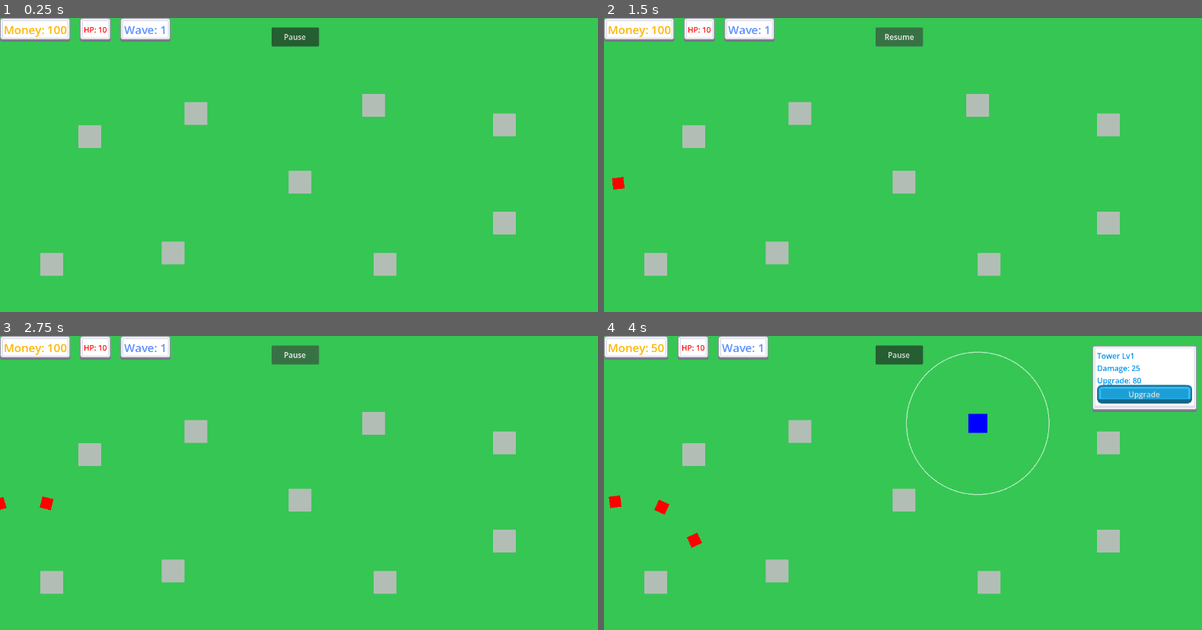
Above: before the commit, frames 1-4 (two rows, left to right).
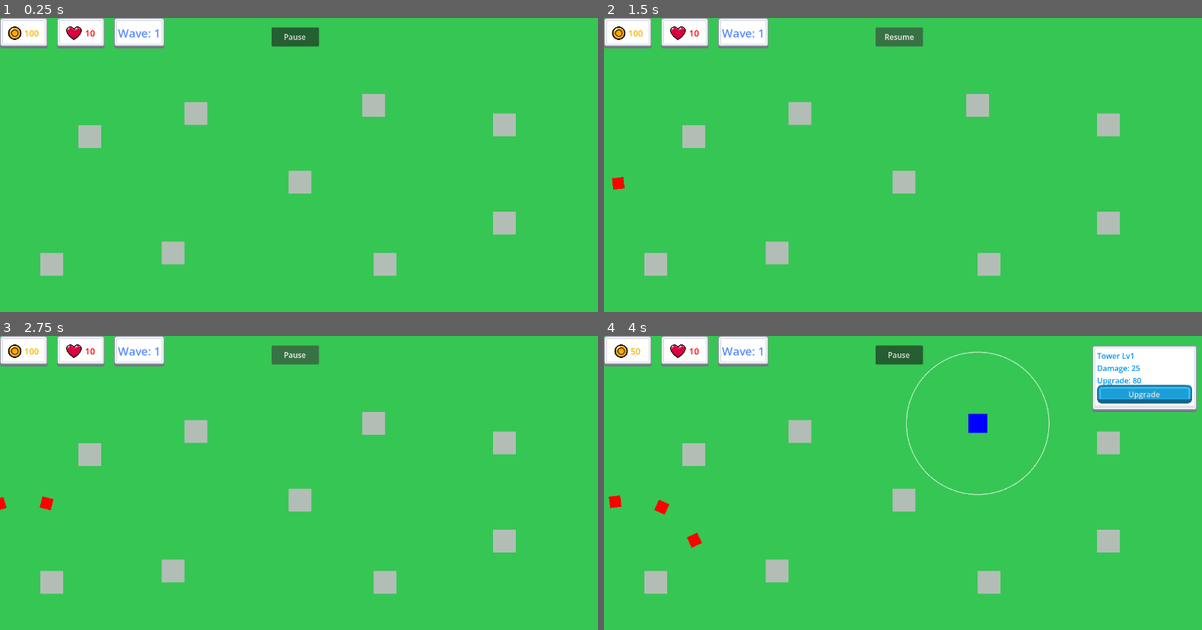
Above: after the commit, the same moments.

Repository: kenjiakira/godot-tower-defense
Game: Godot game, scene res://scenes/main.tscn
Two runs of this game, one before a commit and one after it. Both use one fixed random seed, a clock stepped at 60 frames per second and the inputs below.
Inputs (mouse positions are in pixels of both pictures, inside the frame that each line leads up to):
- Up to frame 1 (0.25 s): no input
- Up to frame 2 (1.5 s): tap Enter at 0.5 s; move the mouse to (1040, 170) at 0.52 s; click (1040, 170) at 0.67 s; click "Pause" at 1.25 s
- Up to frame 3 (2.75 s): click "Resume" at 2 s
- Up to frame 4 (4 s): move the mouse to (789, 524) at 2.77 s; click (789, 524) at 2.92 s; move the mouse to (968, 433) at 3.52 s; click (968, 433) at 3.67 s

The runs differ from the first frame. In frame 1, 1.8% of the frame differs, in the area x 0-29%, y 0-11%; in frame 2, 1.8%; in frame 3, 1.8%; in frame 4, 1.5%.

Commit message:
Update giai doan 12

Diff:
--- a/scenes/main.tscn
+++ b/scenes/main.tscn
@@ -12,7 +12,9 @@
 [ext_resource type="AudioStream" uid="uid://b7ky4nwgfcwwe" path="res://assets/sounds/shoot.mp3" id="8_tipki"]
 [ext_resource type="AudioStream" uid="uid://cl1k2xphk5ctj" path="res://assets/sounds/enemy_die.mp3" id="9_85g3d"]
 [ext_resource type="Texture2D" uid="uid://cedvs6uhcirhb" path="res://assets/ui/kenney/button_blue_pressed.png" id="9_jkv2x"]
+[ext_resource type="Texture2D" uid="uid://bq1yj8smyj27w" path="res://assets/ui/kenney/coin.png" id="9_muem4"]
 [ext_resource type="AudioStream" uid="uid://bjqm15rkq4eab" path="res://assets/sounds/upgrade.mp3" id="10_choun"]
+[ext_resource type="Texture2D" uid="uid://cnh6nleysolbg" path="res://assets/ui/kenney/heart.png" id="10_dp3eg"]
 [ext_resource type="Texture2D" uid="uid://cxy5b0tnuaq77" path="res://assets/ui/kenney/button_Yellow.png" id="10_jbj1t"]
 [ext_resource type="AudioStream" uid="uid://cwyf62mdpq8pw" path="res://assets/sounds/button.mp3" id="11_ya4ey"]
 [ext_resource type="AudioStream" uid="uid://0ift4xlvl63d" path="res://assets/sounds/game-over.mp3" id="12_eb6dy"]
@@ -115,31 +117,61 @@
 process_mode = 3
 
 [node name="TopBar" type="HBoxContainer" parent="UI" unique_id=2054514675]
-anchors_preset = 10
-anchor_right = 1.0
-grow_horizontal = 2
+offset_right = 745.0
+offset_bottom = 64.0
 theme_override_constants/separation = 20
 
 [node name="MoneyPanel" type="PanelContainer" parent="UI/TopBar" unique_id=796226313]
+custom_minimum_size = Vector2(100, 44)
 layout_mode = 2
 theme_override_styles/panel = SubResource("StyleBoxTexture_jkv2x")
 
-[node name="MoneyLabel" type="Label" parent="UI/TopBar/MoneyPanel" unique_id=721529833]
+[node name="HBoxContainer" type="HBoxContainer" parent="UI/TopBar/MoneyPanel" unique_id=529214122]
+layout_mode = 2
+theme_override_constants/separation = 6
+alignment = 1
+
+[node name="CoinIcon" type="TextureRect" parent="UI/TopBar/MoneyPanel/HBoxContainer" unique_id=1696586866]
+clip_contents = true
+custom_minimum_size = Vector2(28, 28)
+layout_mode = 2
+size_flags_horizontal = 4
+size_flags_vertical = 4
+texture = ExtResource("9_muem4")
+expand_mode = 3
+stretch_mode = 5
+
+[node name="MoneyLabel" type="Label" parent="UI/TopBar/MoneyPanel/HBoxContainer" unique_id=721529833]
 layout_mode = 2
 theme_override_colors/font_color = Color(1.0839148, 0.71136755, 0, 1)
-theme_override_font_sizes/font_size = 24
-text = "Money: 100"
+theme_override_font_sizes/font_size = 18
+text = "100"
 horizontal_alignment = 1
 vertical_alignment = 1
 
 [node name="HPPanel" type="PanelContainer" parent="UI/TopBar" unique_id=1096390907]
+custom_minimum_size = Vector2(100, 44)
 layout_mode = 2
 theme_override_styles/panel = SubResource("StyleBoxTexture_a8y0u")
 
-[node name="HPLabel" type="Label" parent="UI/TopBar/HPPanel" unique_id=1540006958]
+[node name="HBoxContainer" type="HBoxContainer" parent="UI/TopBar/HPPanel" unique_id=1791473504]
+layout_mode = 2
+theme_override_constants/separation = 6
+alignment = 1
+
+[node name="HeartIcon" type="TextureRect" parent="UI/TopBar/HPPanel/HBoxContainer" unique_id=1176627007]
+custom_minimum_size = Vector2(28, 28)
+layout_mode = 2
+size_flags_horizontal = 4
+size_flags_vertical = 4
+texture = ExtResource("10_dp3eg")
+expand_mode = 3
+
+[node name="HPLabel" type="Label" parent="UI/TopBar/HPPanel/HBoxContainer" unique_id=1540006958]
 layout_mode = 2
 theme_override_colors/font_color = Color(18.892157, 0, 0, 1)
-text = "HP: 10"
+theme_override_font_sizes/font_size = 18
+text = "10"
 horizontal_alignment = 1
 vertical_alignment = 1
 
--- a/scripts/Main.gd
+++ b/scripts/Main.gd
@@ -108,7 +108,7 @@
 	text.global_position = world_pos + Vector2(0, -45)
 	text.setup_text("+" + str(amount) + "$", Color.GOLD)
 
-	var target_pos = $UI/TopBar/MoneyPanel/MoneyLabel.global_position
+	var target_pos = $UI/TopBar/MoneyPanel/HBoxContainer/MoneyLabel.global_position
 	text.fly_to(target_pos)
 
 func _on_enemy_reached_base():
@@ -252,9 +252,24 @@
 	$UI/TowerPanel.visible = false
 
 func update_ui():
-	$UI/TopBar/MoneyPanel/MoneyLabel.text = "Money: " + str(money)
-	$UI/TopBar/HPPanel/HPLabel.text = "HP: " + str(base_hp)
+	$UI/TopBar/MoneyPanel/HBoxContainer/MoneyLabel.text = str(money)
+	$UI/TopBar/HPPanel/HBoxContainer/HPLabel.text = str(base_hp)
 	$UI/TopBar/WavePanel/WaveLabel.text = "Wave: " + str(wave)
+
+	animate_money_panel()
+
+func animate_money_panel():
+	var panel = $UI/TopBar/MoneyPanel
+
+	panel.scale = Vector2(1.2, 1.2)
+
+	var tween = create_tween()
+	tween.tween_property(
+		panel,
+		"scale",
+		Vector2.ONE,
+		0.15
+	)
 
 func update_tower_panel():
 	if selected_tower == null:
Binary file added: assets/ui/kenney/coin.png
Not shown, added: assets/ui/kenney/coin.png.import
Binary file added: assets/ui/kenney/heart.png
Not shown, added: assets/ui/kenney/heart.png.import
